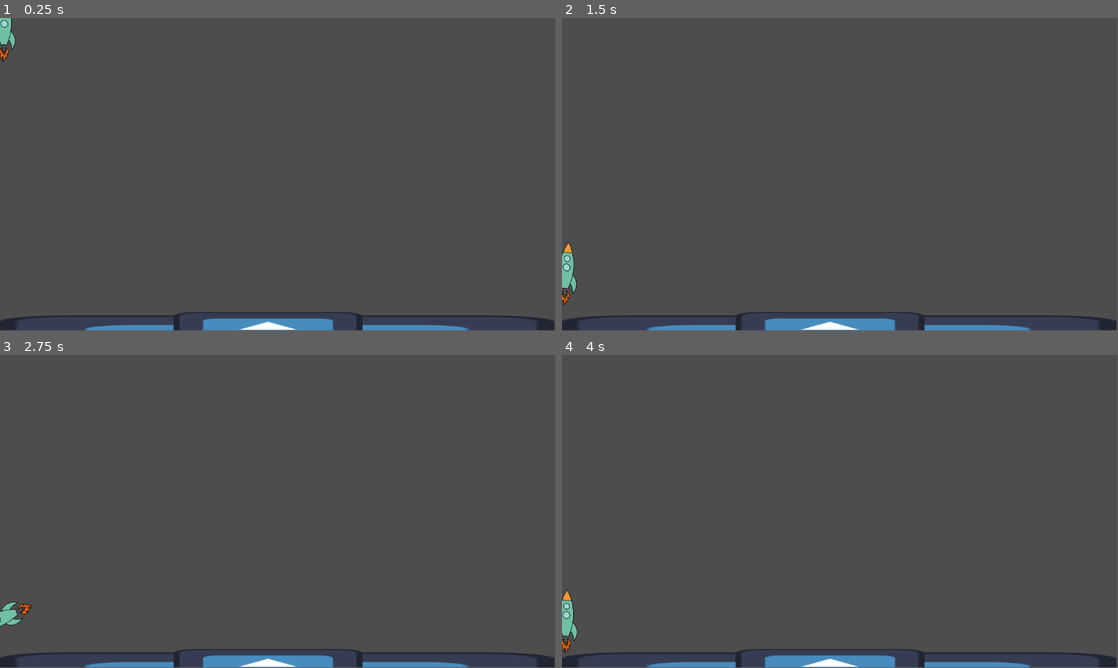
Above: before the commit, frames 1-4 (two rows, left to right).
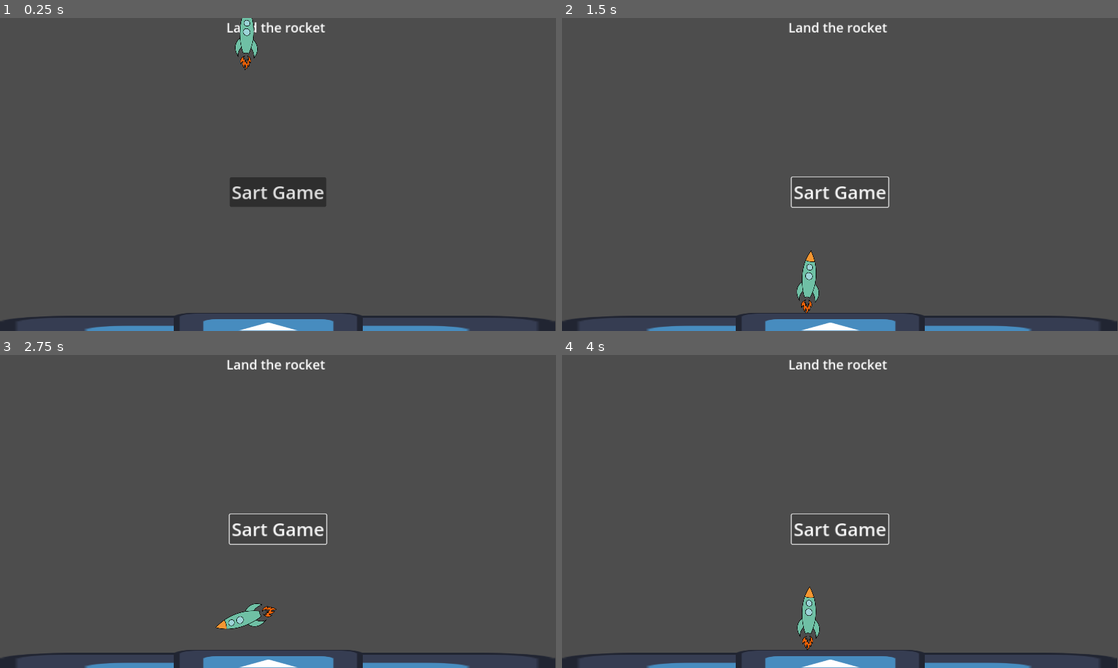
Above: after the commit, the same moments.

Repository: bob442-web/eksamens-projekt
Game: Godot game, scene res://maine_scene.tscn
Two runs of this game, one before a commit and one after it. Both use one fixed random seed, a clock stepped at 60 frames per second and the inputs below. This scene is started directly instead of the project's main scene. The engine's default icon, where the game draws it, is replaced by a stand-in: a white triangle on a blue panel in a dark square.
Inputs (mouse positions are in pixels of both pictures, inside the frame that each line leads up to):
- Up to frame 1 (0.25 s): no input
- Up to frame 2 (1.5 s): click (840, 193) at 0.5 s, where only the run after the commit has a clickable "Sart Game"; hold Right (move_right) from 1.28 s (still down)
- Up to frame 3 (2.75 s): tap Enter at 2 s; release Right (move_right) at 2.03 s; hold Left (move_left) from 2.03 s (still down)
- Up to frame 4 (4 s): release Left (move_left) at 2.78 s; hold Right (move_right) 2.78-3.53 s; hold Up (thrust) from 3.53 s (still down)
In our replay, the window is 799x449 before the commit and 800x450 after it. These sizes can differ from the game's own. Grey fills any space a smaller window leaves; there, only what the larger window draws over its background counts as a difference.

The runs differ from the first frame. In frame 1, 3.1% of the frame differs, in the area x 0-100%, y 0-100%; in frame 2, 2.2%; in frame 3, 2.1%; in frame 4, 2.2%.

Commit message:
rettelser

Diff:
--- /dev/null
+++ b/control.gd
@@ -0,0 +1,12 @@
+extends Control
+
+
+# Called when the node enters the scene tree for the first time.
+func _ready() -> void:
+	pass # Replace with function body.
+
+
+
+
+func _on_Start_Game_pressed() -> void:
+	print(_on_Start_Game_pressed)
--- /dev/null
+++ b/hud.gd
@@ -0,0 +1,13 @@
+extends CanvasLayer
+
+# Notifies `Main` node that the button has been pressed
+signal start_game
+
+
+
+
+
+func new_game() -> void:
+
+	$HUD.update_score(score)
+	$HUD.show_message("Get Ready")
--- /dev/null
+++ b/main_menu.tscn
@@ -0,0 +1,48 @@
+[gd_scene load_steps=2 format=3 uid="uid://wjb7acdylb14"]
+
+[ext_resource type="Script" path="res://control.gd" id="1_roe6m"]
+
+[node name="Control" type="Control"]
+layout_mode = 3
+anchors_preset = 15
+anchor_right = 1.0
+anchor_bottom = 1.0
+grow_horizontal = 2
+grow_vertical = 2
+script = ExtResource("1_roe6m")
+
+[node name="VBoxContainer" type="VBoxContainer" parent="."]
+layout_mode = 1
+anchors_preset = 8
+anchor_left = 0.5
+anchor_top = 0.5
+anchor_right = 0.5
+anchor_bottom = 0.5
+offset_left = -100.0
+offset_top = -30.5
+offset_right = 100.0
+offset_bottom = 30.5
+grow_horizontal = 2
+grow_vertical = 2
+
+[node name="Button" type="Button" parent="VBoxContainer"]
+layout_mode = 2
+theme_override_font_sizes/font_size = 38
+text = "Sart Game"
+
+[node name="VBoxContainer2" type="VBoxContainer" parent="."]
+layout_mode = 1
+anchors_preset = 5
+anchor_left = 0.5
+anchor_right = 0.5
+offset_left = -107.0
+offset_right = 107.0
+offset_bottom = 37.0
+grow_horizontal = 2
+
+[node name="Label" type="Label" parent="VBoxContainer2"]
+layout_mode = 2
+theme_override_font_sizes/font_size = 27
+text = "Land the rocket "
+
+[connection signal="pressed" from="VBoxContainer/Button" to="." method="_on_Start_Game_pressed"]
--- a/maine_scene.tscn
+++ b/maine_scene.tscn
@@ -1,5 +1,6 @@
-[gd_scene load_steps=8 format=3 uid="uid://cwoyacomcykwr"]
+[gd_scene load_steps=9 format=3 uid="uid://cwoyacomcykwr"]
 
+[ext_resource type="PackedScene" uid="uid://wjb7acdylb14" path="res://main_menu.tscn" id="1_50ufe"]
 [ext_resource type="PackedScene" uid="uid://8ffpt8og8k8l" path="res://raket.tscn" id="1_i2g6n"]
 [ext_resource type="Texture2D" uid="uid://dd8d1or7xwiqg" path="res://icon.svg" id="2_jpin5"]
 [ext_resource type="Script" path="res://landing_pad.gd" id="3_cr5xw"]
@@ -16,8 +17,17 @@
 
 [node name="Node2D" type="Node2D"]
 
+[node name="Control" parent="." instance=ExtResource("1_50ufe")]
+anchors_preset = 0
+anchor_right = 0.0
+anchor_bottom = 0.0
+offset_right = 1152.0
+offset_bottom = 721.0
+grow_horizontal = 1
+grow_vertical = 1
+
 [node name="RigidBody2D" parent="." instance=ExtResource("1_i2g6n")]
-position = Vector2(5, 8)
+position = Vector2(510, 28)
 mass = 2.0
 rotation_speed = 3.0
 
@@ -45,7 +55,6 @@
 texture = ExtResource("2_jpin5")
 
 [node name="LandingZone" type="Area2D" parent="moon/LandingPad"]
-position = Vector2(0, -4)
 script = ExtResource("5_wo6r1")
 
 [node name="CollisionShape2D" type="CollisionShape2D" parent="moon/LandingPad/LandingZone"]
--- a/project.godot
+++ b/project.godot
@@ -14,6 +14,10 @@
 run/main_scene="res://icon.tscn"
 config/features=PackedStringArray("4.3", "Mobile")
 config/icon="res://icon.svg"
+
+[display]
+
+window/stretch/mode="canvas_items"
 
 [input]
 
--- a/raket.gd
+++ b/raket.gd
@@ -1,15 +1,9 @@
 extends RigidBody2D
 
-
-
-
-
-@export var thrust_force: float = 500     # Hvor hurtigt raketten flyver
-@export var rotation_speed: float = 3.0     # Hvor hurtigt raketten roterer
+@export var thrust_force: float = 500.0  # Hvor hurtigt raketten flyver
+@export var rotation_speed: float = 3.0  # Hvor hurtigt raketten roterer
 
 func _physics_process(delta: float) -> void:
-
-
 	# Håndter rotation
 	if Input.is_action_pressed("move_left"):
 		rotation -= rotation_speed * delta
@@ -17,11 +11,7 @@
 	if Input.is_action_pressed("move_right"):
 		rotation += rotation_speed * delta
 
-
 	# Håndter thrust (motorens kraft)
 	if Input.is_action_pressed("thrust"):
-		# Udregn retningen: Vi starter med vektoren (0, -1), der peger opad
-		# og roterer den med rakettens rotation for at få den aktuelle retning.
-		var force_direction = Vector2(0, -1).rotated(rotation)
-# Påfør impulsen ved rakettens centrum (Vector2.ZERO)
-		apply_force(Vector2.ZERO, force_direction * thrust_force * delta)
+		var force_direction = Vector2(0, -1).rotated(rotation)  # Retningen raketten peger
+		apply_impulse(force_direction * thrust_force * delta)  # Påfør impulsen
--- a/raket.tscn
+++ b/raket.tscn
@@ -10,15 +10,13 @@
 [node name="RigidBody2D" type="RigidBody2D"]
 gravity_scale = 0.5
 script = ExtResource("1_bjkrf")
-thrust_force = 400.0
 rotation_speed = 5.0
 
 [node name="Sprite2D" type="Sprite2D" parent="."]
-position = Vector2(3, 2.99995)
+position = Vector2(0, 5.96046e-08)
 rotation = -0.71733
 scale = Vector2(0.356142, 0.384481)
 texture = ExtResource("1_vrv4e")
 
 [node name="CollisionShape2D" type="CollisionShape2D" parent="."]
-position = Vector2(2, 2)
 shape = SubResource("CapsuleShape2D_1j6rc")
